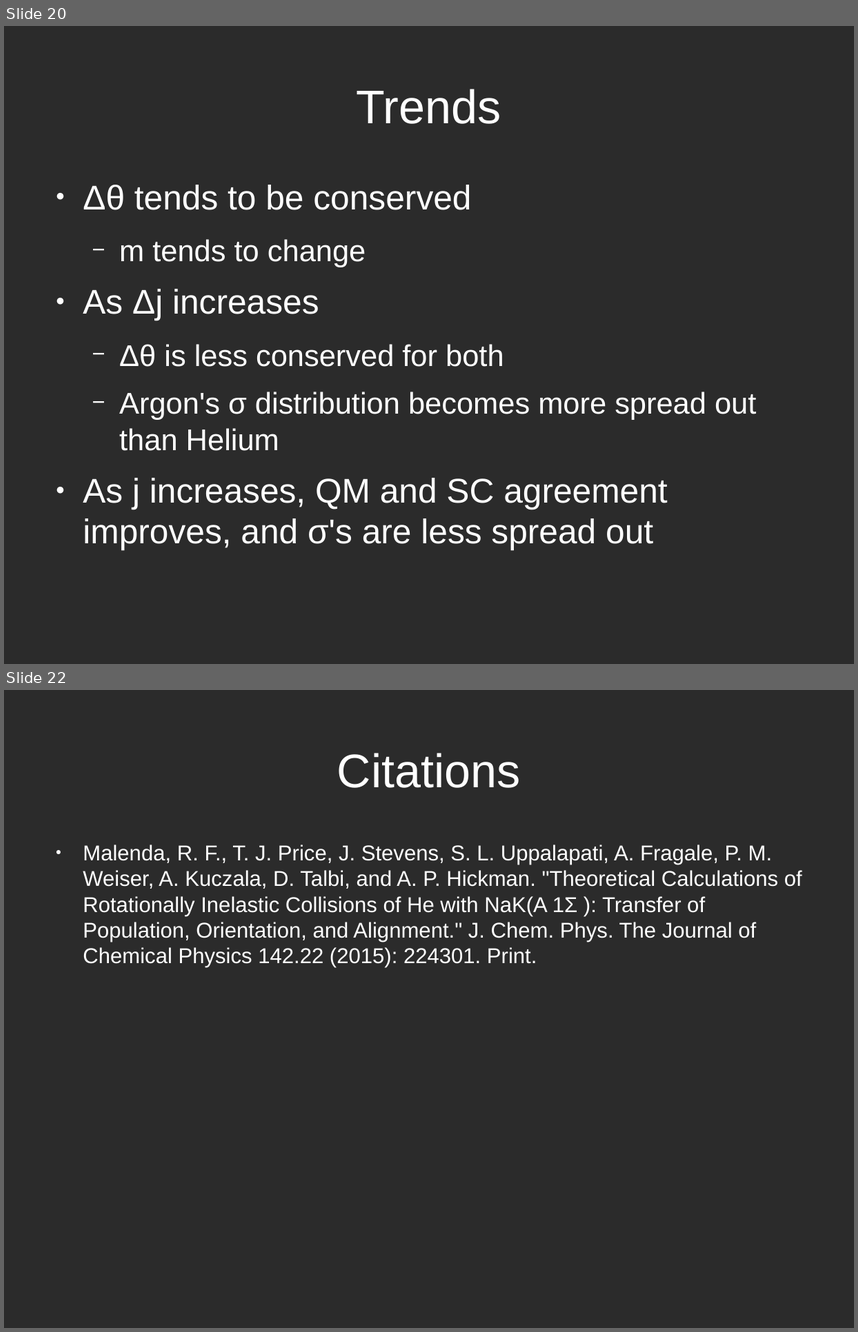
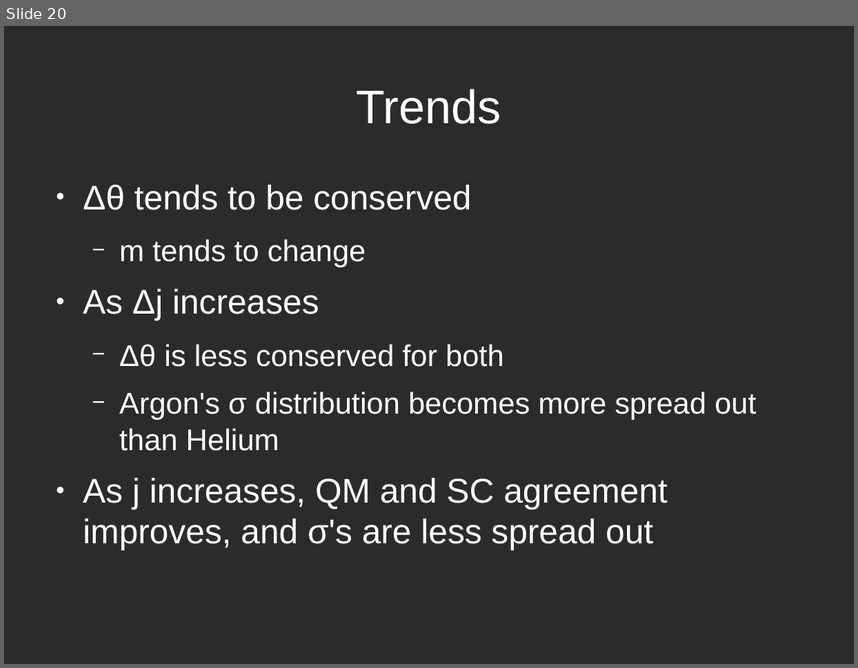
Before and after one commit to atowneND/HeNaK_Collisions, a slide deck: Presentation.odp. Shown one above the other, each under a label of ours: slides 20 and 22 before the commit, slide 20 after it; the slides between them are not shown. The pictures are 858x1332 and 858x668 pixels, drawn with LibreOffice and Linux fonts; fonts in the diff are those of the drawing; background and template pictures are left out; a plain dark background stands for a picture behind light text. Boxes give left, top, right and bottom in pixels: in the first picture for what was removed or moved away, otherwise in the second. Text is boxed around its words. In the diff, an @@ line names an element or a change of style, - is before the commit and + after.

```diff
--- a/Presentation.odp
+++ b/Presentation.odp
@@ slide 22 removed at <box>4,690,854,1328</box>, background picture (left out) @@
@@ title removed at <box>337,753,521,788</box> @@
-Citations
@@ text removed at <box>83,845,802,968</box> @@
-● Malenda, R. F., T. J. Price, J. Stevens, S. L. Uppalapati, A. Fragale, P. M. Weiser, A. Kuczala, D. Talbi, and A. P. Hickman. "Theoretical Calculations of Rotationally Inelastic Collisions of He with NaK(A 1Σ ): Transfer of Population, Orientation, and Alignment." J. Chem. Phys. The Journal of Chemical Physics 142.22 (2015): 224301. Print.
```
Also in this commit, not shown: 6 slides changed, 1 slide added, 5 other files.
